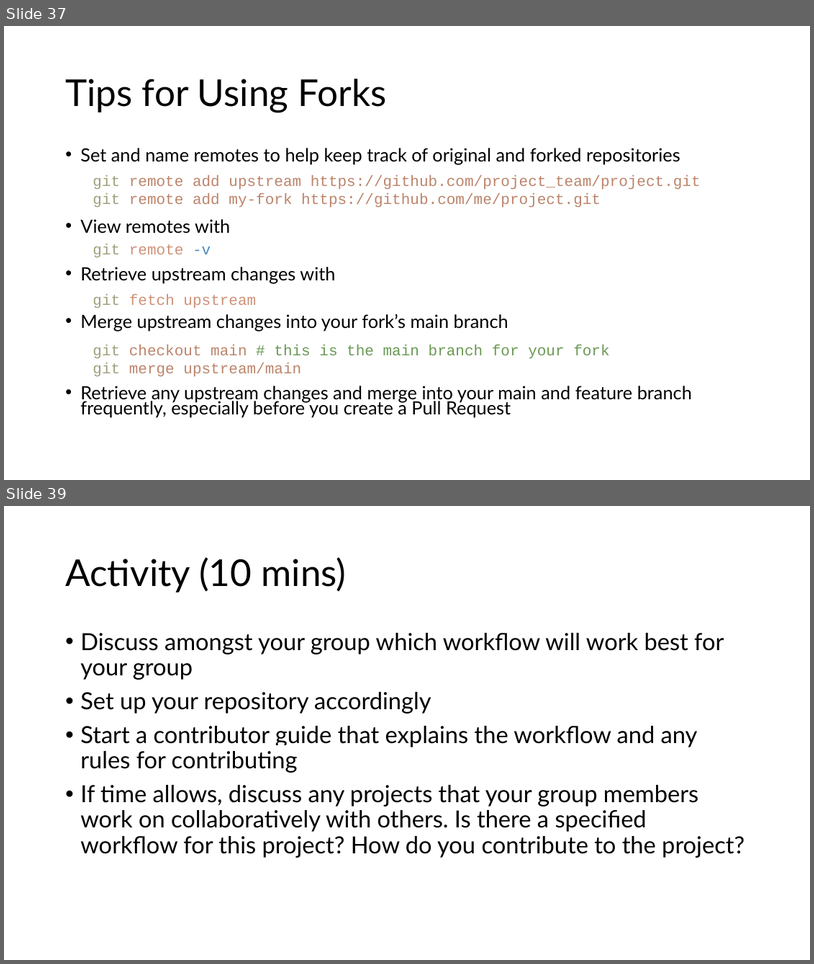
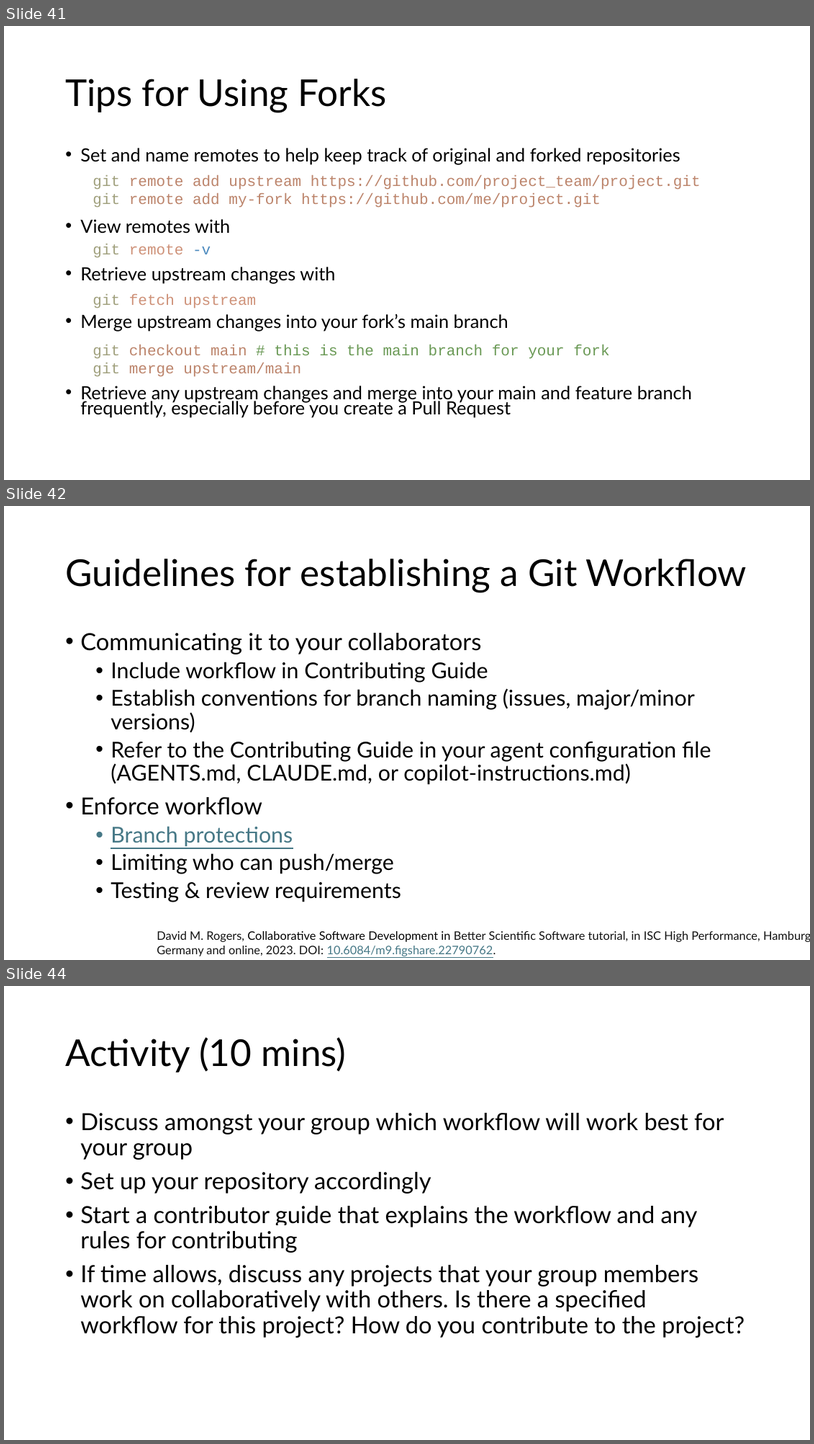
Before and after one commit to INTERSECT-training/collaborative-git, a slide deck: presentations/CollaborativeGit.pptx. Shown one above the other, each under a label of ours: slides 37 and 39 before the commit, slides 41, 42 and 44 after it; the slides between them are not shown. The pictures are 814x964 and 814x1444 pixels, drawn with LibreOffice and Linux fonts; fonts in the diff are those of the drawing; background and template pictures are left out. Boxes give left, top, right and bottom in pixels: in the first picture for what was removed or moved away, otherwise in the second. Text is boxed around its words. In the diff, an @@ line names an element or a change of style, - is before the commit and + after.

```diff
--- a/presentations/CollaborativeGit.pptx
+++ b/presentations/CollaborativeGit.pptx
@@ slide 42 added at <box>4,506,810,960</box>, background #FFFFFF @@
@@ title added at <box>65,559,747,592</box>, 44 pt, text #000000 @@
+Guidelines for establishing a Git Workflow
@@ text added at <box>80,633,712,902</box>, 26 pt, text #000000 @@
+• Communicating it to your collaborators
+  • Include workflow in Contributing Guide
+  • Establish conventions for branch naming (issues, major/minor versions)
+  • Refer to the Contributing Guide in your agent configuration file (AGENTS.md, CLAUDE.md, or copilot-instructions.md)
+• Enforce workflow
+  • Branch protections
+  • Limiting who can push/merge
+  • Testing & review requirements
@@ text added at <box>157,931,810,956</box>, 14 pt, text #111111 @@
+David M. Rogers, Collaborative Software Development in Better Scientific Software tutorial, in ISC High Performance, Hamburg, Germany and online, 2023. DOI: 10.6084/m9.figshare.22790762.
@@ what was slide 37 is now slide 41 @@
@@ what was slide 39 is now slide 44 @@
```
Also in this commit, not shown: 4 slides changed, 4 other slides added, 1 other file.
